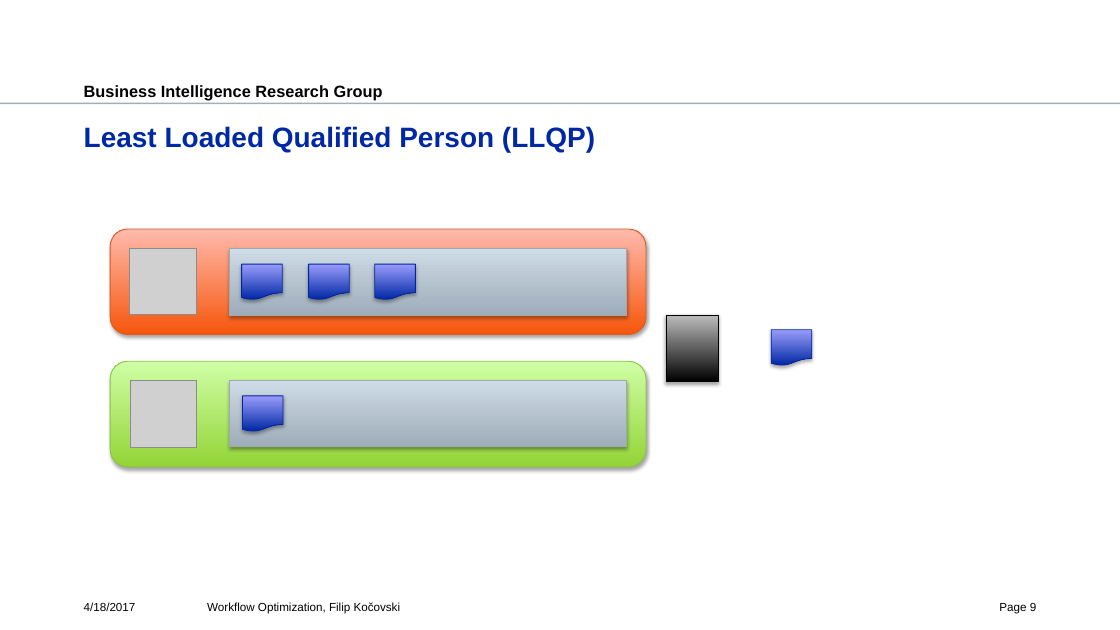
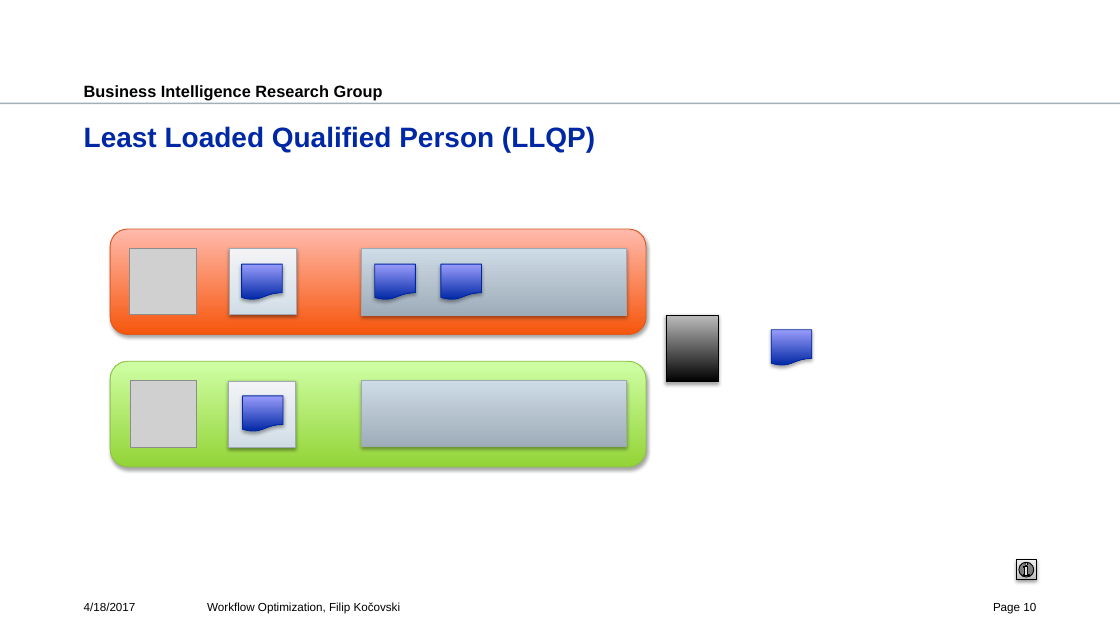
Before and after one commit to fkocovski/mt_presentation, a slide deck: slide 10 of Workflow Optimization.pptx (slide 9 before the commit). Drawn at 1120x630 pixels with LibreOffice and Linux fonts; fonts in the diff are those of the drawing; grey boxes stand for pictures; background and template pictures are left out. Boxes give left, top, right and bottom in pixels: in the first picture for what was removed or moved away, otherwise in the second. Text is boxed around its words. In the diff, an @@ line names an element or a change of style, - is before the commit and + after.

```diff
--- a/Workflow Optimization.pptx
+++ b/Workflow Optimization.pptx
@@ rectangle added at bbox=[229, 249, 297, 315], fill gradient #D0DBE6 to #DDE5ED to #F2F5F8, outline #9FA9B3 0.75 pt @@
@@ rectangle: place and size @@
-rectangle at bbox=[229, 249, 626, 315]
+rectangle at bbox=[361, 249, 626, 315]
@@ flow chart document: place and size @@
-flow chart document at bbox=[308, 264, 349, 300]
+flow chart document at bbox=[441, 264, 481, 300]
@@ rectangle added at bbox=[229, 381, 296, 448], fill gradient #D0DBE6 to #DDE5ED to #F2F5F8, outline #9FA9B3 0.75 pt @@
@@ rectangle: place and size @@
-rectangle at bbox=[229, 381, 626, 447]
+rectangle at bbox=[361, 381, 626, 447]
@@ action button information added at bbox=[1017, 560, 1037, 580], fill gradient #BDBDBD to #D1D1D1 to #EEEEEE, outline #000000 0.75 pt @@
@@ page number at bbox=[993, 603, 1036, 613]: text changed @@
-Page 9
+Page 10
```
Also in this commit, not shown: 7 other slides changed, 2 slides added.
